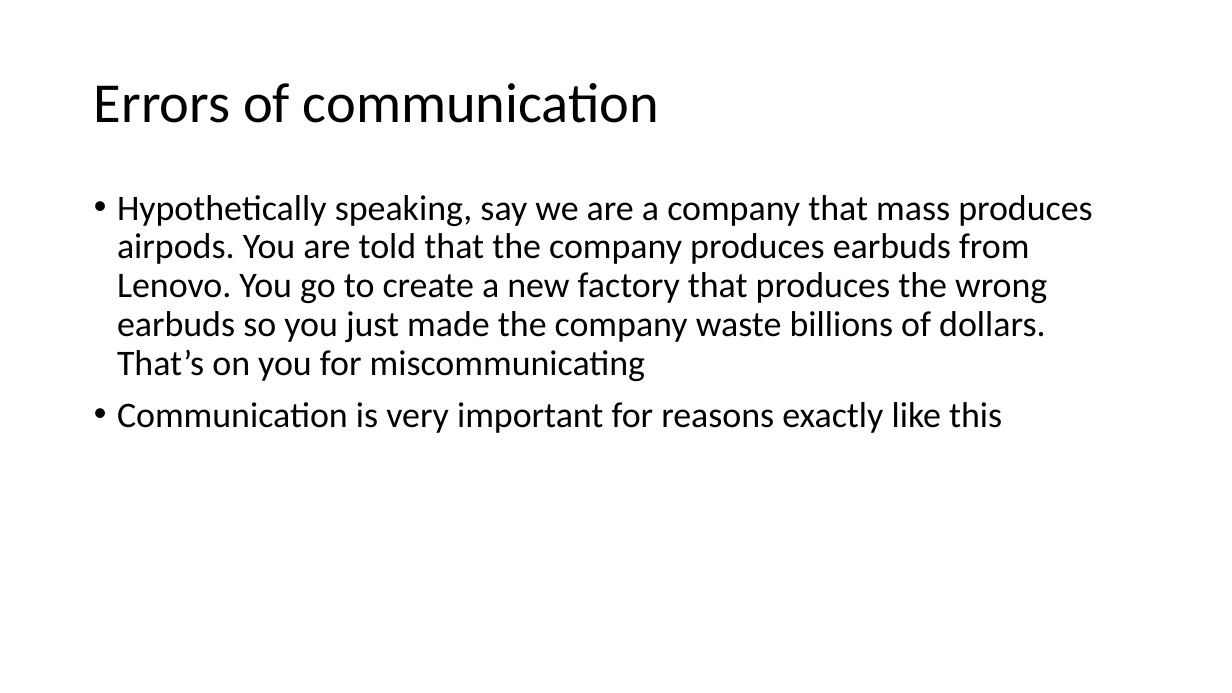
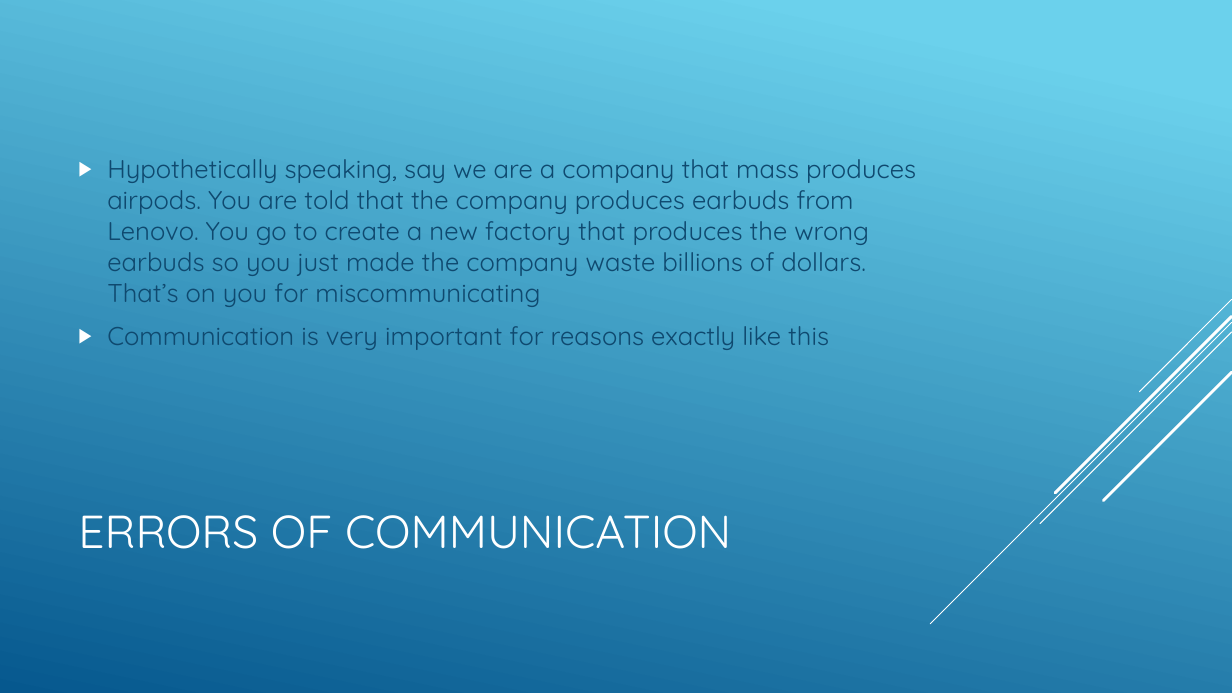
Before and after one commit to csmith1188/docpacs2122, a slide deck: slide 10 of docpac_mar18/Presentation.pptx. Drawn at 1232x693 pixels with LibreOffice and Linux fonts; fonts in the diff are those of the drawing. Boxes give left, top, right and bottom in pixels: in the first picture for what was removed or moved away, otherwise in the second. Text is boxed around its words. In the diff, an @@ line names an element or a change of style, - is before the commit and + after.

```diff
--- a/docpac_mar18/Presentation.pptx
+++ b/docpac_mar18/Presentation.pptx
@@ background #FFFFFF to gradient #6ED2EB to #06588E @@
@@ text "Hypothetically speaking, say we are ...": place and size @@
-text "Hypothetically speaking, say we are ..." at bbox=[117, 195, 1092, 433]
+text "Hypothetically speaking, say we are ..." at bbox=[107, 159, 916, 350]
@@ text "Hypothetically speaking, say we are ..." at bbox=[107, 159, 916, 350]: size 28 to 20 pt, font Calibri to Quicksand, text colour #000000 to #0F496F; bullet • to ▶; line spacing 0.9 to 1; vertical alignment top to middle @@
@@ group added at bbox=[931, 299, 1232, 624]: 5 lines @@
@@ title at bbox=[78, 515, 731, 549]: text changed; size 44 to 36 pt; font Calibri to Quicksand; text colour #000000 to #FFFFFF @@
-Errors of communication
+ERRORS OF COMMUNICATION
```
Also in this commit, not shown: 11 other slides changed, 1 slide added, 1 slide removed.
